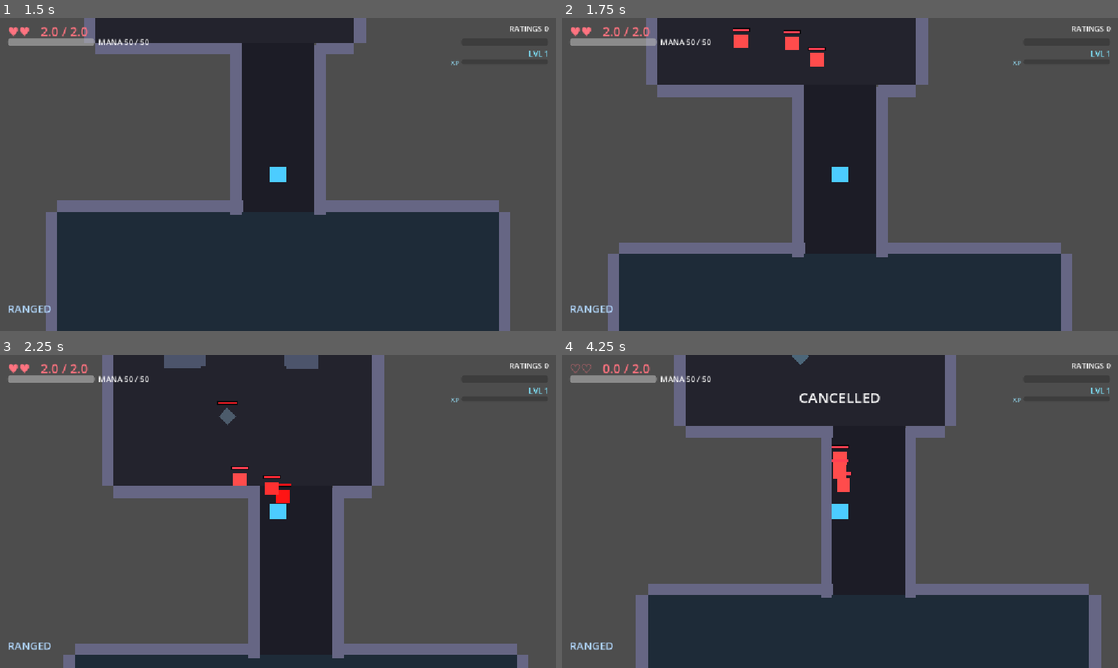
Above: before the commit, frames 1-4 (two rows, left to right).
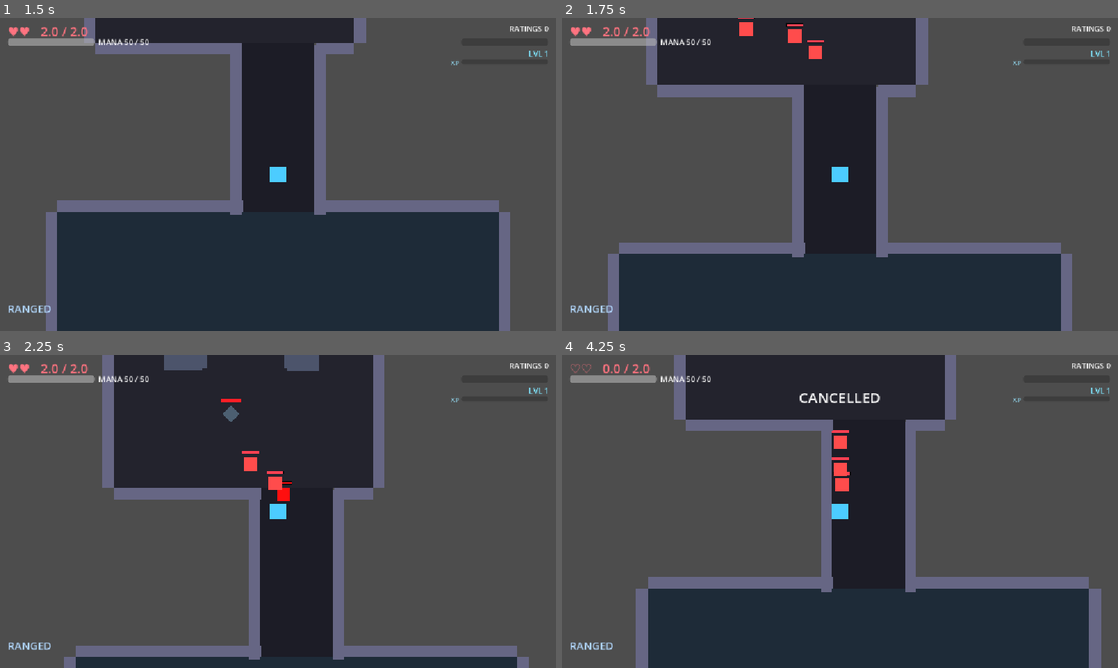
Above: after the commit, the same moments.

Repository: nderman/dungeon-grinder-cal
Game: Godot game, scene res://Floor.tscn
Two runs of this game, one before a commit and one after it. Both use one fixed random seed, a clock stepped at 60 frames per second and the inputs below.
Inputs (mouse positions are in pixels of both pictures, inside the frame that each line leads up to):
- Up to frame 1 (1.5 s): tap Enter (ui_accept) at 0.5, 0.77, 0.8, 1.07, 1.35 s; move the mouse to (250, 237) at 0.52 s; hold E (interact) 0.53-1.28 s; hold W (move_up) from 0.53 s (still down); move the mouse to (444, 221) at 1.27 s
- Up to frame 2 (1.75 s): keep holding W (move_up); tap Enter (ui_accept) at 1.52 s; tap E (interact) at 1.55 s
- Up to frame 3 (2.25 s): tap Enter (ui_accept) at 1.82 s; move the mouse to (111, 464) at 2.02 s; release W (move_up) at 2.03 s; hold A (move_left) from 2.03 s (still down); hold Enter (ui_accept) from 2.03 s (still down); tap Down (aim_down) at 2.1 s
- Up to frame 4 (4.25 s): move the mouse to (867, 511) at 2.77 s; release Enter (ui_accept) at 2.78 s; tap Left (aim_left) at 2.85 s; tap Enter (ui_accept) at 3.02, 3.32, 3.5 s; tap E (interact) at 3.05 s; move the mouse to (756, 433) at 3.52 s; release A (move_left) at 3.53 s; hold S (move_down) from 3.53 s (still down); hold Enter (ui_accept) from 3.53 s (still down); tap Right (aim_right) at 3.6 s

Frame 1 is identical in both runs. In frame 2, 0.5% of the frame differs, in the area x 30-48%, y 0-16%; in frame 3, 2.4%; in frame 4, 4.5%, in the area x 13-97%, y 0-78%.

Commit message:
Mob navigation + line-of-sight aggro (no more wall-aggro / wall-jamming)
Two playtest issues with enemy AI:
- Mobs aggroed through walls (raw distance check). Now detection is line-of-sight
  gated: _has_los raycasts to the player (excludes the mob, hits walls on layer 1),
  so sight-aggro within detection_range needs a clear shot; only hearing_radius
  (140px, "really close") wakes a mob through a wall. Attacks also require LoS, so
  mobs don't telegraph/fire through walls.
- Mobs beelined into walls instead of using doors. Added a baked navigation mesh
  (LevelGenerator._build_navmesh: traversable outlines from the walkable rects ->
  NavigationServer2D bake -> NavigationRegion2D) and a per-mob NavigationAgent2D;
  _handle_chase now paths to the player via get_next_path_position(), routing
  through doorways. Verified the mesh is connected (spawn->boss path computes).

Knobs: AIComponent hearing_radius / detection_range, navmesh agent_radius.

Co-Authored-By: Claude Opus 4.7 (1M context) <noreply@anthropic.com>

Diff:
--- a/game-client/components/AIComponent.gd
+++ b/game-client/components/AIComponent.gd
@@ -8,7 +8,8 @@
 enum State { IDLE, CHASE, TELEGRAPH, ATTACK, COOLDOWN }
 var current_state: State = State.IDLE
 
-@export var detection_range: float = 400.0
+@export var detection_range: float = 400.0       # sight range — needs clear line-of-sight
+@export var hearing_radius: float = 140.0         # through-wall aggro only when really close
 @export var alert_radius: float = 260.0          # a freshly-aggroed mob rallies buddies within this
 @export var attack_range: float = 60.0
 @export var telegraph_duration: float = 0.3   # Glitch-Goblin baseline
@@ -25,11 +26,16 @@
 var _last_health: float = 0.0   # tracked to detect "I just took damage" → aggro
 var target: CharacterBody2D = null
 var parent: CharacterBody2D
+var _agent: NavigationAgent2D   # paths through doorways instead of beelining into walls
 @onready var move_comp: MovementComponent = get_parent().get_node_or_null("MovementComponent")
 
 func _ready() -> void:
 	parent = get_parent() as CharacterBody2D
 	_active = start_active
+	_agent = NavigationAgent2D.new()
+	_agent.path_desired_distance = 16.0
+	_agent.target_desired_distance = 24.0
+	add_child(_agent)   # child of the AIComponent (same global pos as the mob; safe during _ready)
 	# Aggro-on-damage: a hit drags the mob onto you even from beyond detection_range —
 	# no more free sniping from across the floor.
 	var hc := get_parent().get_node_or_null("HealthComponent")
@@ -37,6 +43,18 @@
 		_last_health = hc.current_hearts
 		hc.health_changed.connect(_on_health_changed)
 	_change_state(State.IDLE)
+
+# Clear line-of-sight to t? Raycast against walls (everything's on layer 1); the mob's own
+# body is excluded, so a clear shot lands on the player, a blocked one hits a wall first.
+func _has_los(t: Node2D) -> bool:
+	if parent == null or not is_instance_valid(t):
+		return false
+	var space := parent.get_world_2d().direct_space_state
+	var q := PhysicsRayQueryParameters2D.create(global_position, t.global_position)
+	q.exclude = [parent.get_rid()]
+	q.collision_mask = 1
+	var hit := space.intersect_ray(q)
+	return hit.is_empty() or hit.get("collider") == t
 
 func activate() -> void:
 	_active = true
@@ -92,19 +110,30 @@
 	if players.is_empty():
 		return
 	var p := players[0] as CharacterBody2D
-	if p and global_position.distance_to(p.global_position) < detection_range:
+	if p == null:
+		return
+	var d := global_position.distance_to(p.global_position)
+	# Wake on close proximity (heard through walls) OR sight within detection_range (clear LoS).
+	if d < hearing_radius or (d < detection_range and _has_los(p)):
 		target = p
 		_change_state(State.CHASE)
 		_rally_nearby()
 
 func _handle_chase(delta: float) -> void:
-	if target == null:
+	if not is_instance_valid(target):
 		_change_state(State.IDLE)
 		return
-	if global_position.distance_to(target.global_position) <= attack_range:
+	# Attack only with a clear shot + in range — no telegraphing/firing through a wall.
+	if global_position.distance_to(target.global_position) <= attack_range and _has_los(target):
 		_change_state(State.TELEGRAPH)
-	elif move_comp:
-		move_comp.handle_movement(delta, (target.global_position - global_position).normalized(), move_speed)
+		return
+	if move_comp:
+		# Path toward the player through doorways rather than beelining into walls.
+		_agent.target_position = target.global_position
+		var step := _agent.get_next_path_position()
+		var dir := (step - global_position)
+		if dir.length() > 1.0:
+			move_comp.handle_movement(delta, dir.normalized(), move_speed)
 
 func _change_state(new_state: State) -> void:
 	current_state = new_state
--- a/game-client/levels/LevelGenerator.gd
+++ b/game-client/levels/LevelGenerator.gd
@@ -52,6 +52,7 @@
 	_build_corridor_floors()
 	_instantiate_rooms()
 	_build_walls()
+	_build_navmesh()
 	_populate()
 	_place_safe_room()
 	_spawn_player()
@@ -305,6 +306,20 @@
 			return true
 	return false
 
+# Bake a navigation mesh over the walkable union so mobs path through doorways instead of
+# beelining into walls. Each walkable rect is a traversable outline; baking unions them and
+# insets by the agent radius (kept under DOOR width so corridor mouths stay passable).
+func _build_navmesh() -> void:
+	var src := NavigationMeshSourceGeometryData2D.new()
+	for r in walkable:
+		src.add_traversable_outline(PackedVector2Array([r.position, Vector2(r.end.x, r.position.y), r.end, Vector2(r.position.x, r.end.y)]))
+	var np := NavigationPolygon.new()
+	np.agent_radius = 22.0
+	NavigationServer2D.bake_from_source_geometry_data(np, src)
+	var region := NavigationRegion2D.new()
+	region.navigation_polygon = np
+	add_child(region)
+
 # --- Populate --------------------------------------------------------------------------------
 
 func _populate() -> void:
